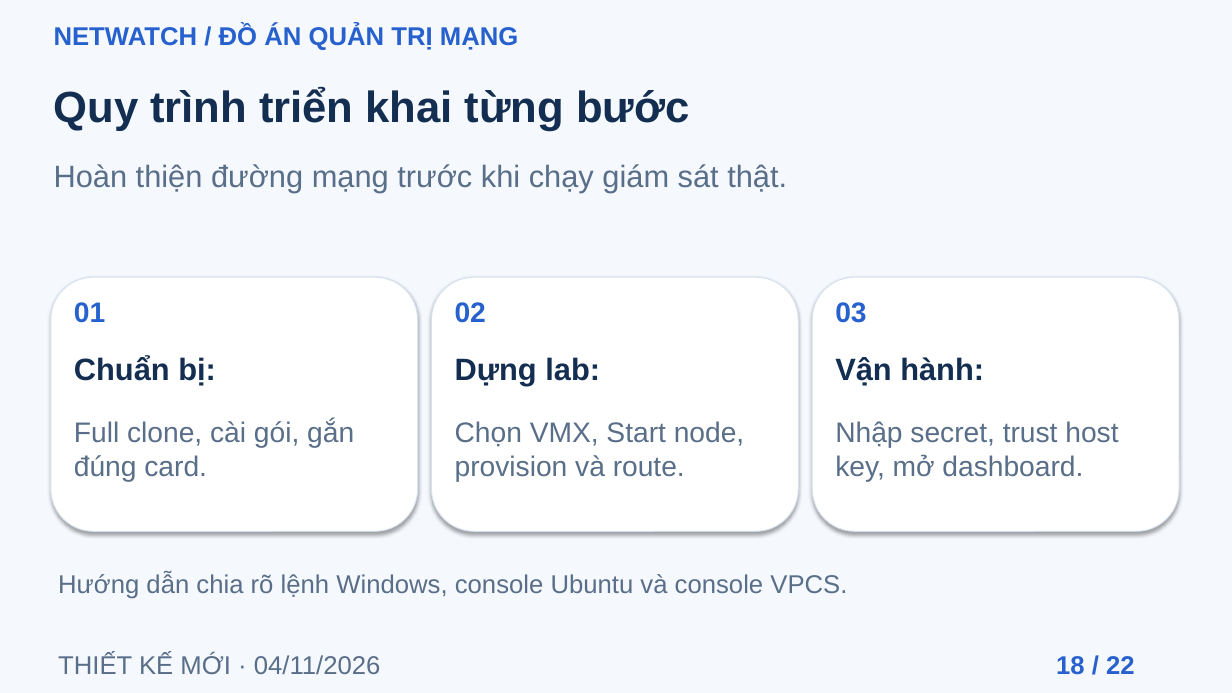
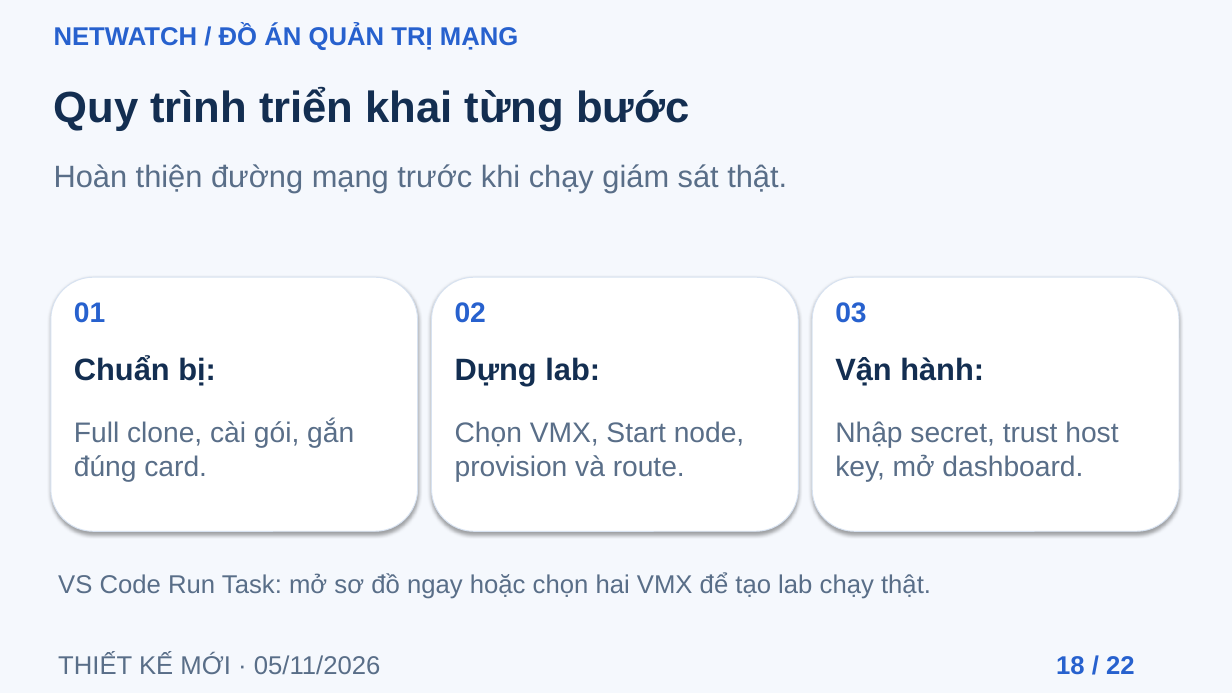
Before and after one commit to tunato2807-del/qtmnc, a slide deck: slide 18 of docs/presentation/NetWatch_22_slide.pptx. Drawn at 1232x693 pixels with LibreOffice and Linux fonts; fonts in the diff are those of the drawing. Boxes give left, top, right and bottom in pixels: in the first picture for what was removed or moved away, otherwise in the second. Text is boxed around its words. In the diff, an @@ line names an element or a change of style, - is before the commit and + after.

Commit message:
Add session 5 monitoring labs and ready-to-view GNS3 handoff
Adapt the uploaded practice sheet to the routed Ubuntu lab: add ICMP latency/loss, HTTP availability and slow-response alerts, optional per-interface CSV, bounded iperf3 tests and standalone HTML reports. Include a path-free GNS3 diagram, Windows/VS Code launchers and VMX auto-discovery for the executable lab. Update course traceability, reports and release bundle. Validate with 50 tests, local protocol checks and browser review; retain explicit Windows/VMware acceptance steps.

```diff
--- a/docs/presentation/NetWatch_22_slide.pptx
+++ b/docs/presentation/NetWatch_22_slide.pptx
@@ text at bbox=[58, 573, 931, 599]: text changed @@
-Hướng dẫn chia rõ lệnh Windows, console Ubuntu và console VPCS.
+VS Code Run Task: mở sơ đồ ngay hoặc chọn hai VMX để tạo lab chạy thật.
@@ text at bbox=[58, 653, 381, 674]: text changed @@
-THIẾT KẾ MỚI · 04/11/2026
+THIẾT KẾ MỚI · 05/11/2026
```
Also in this commit, not shown: 21 other slides changed, 46 other files.
